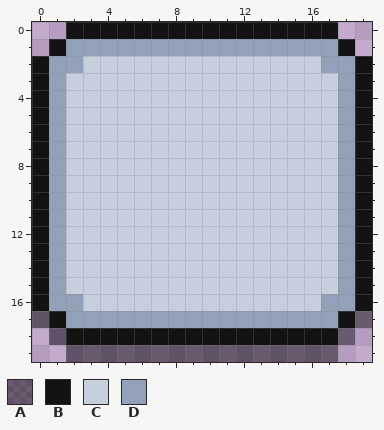
Edited in one commit: pixel-art file (aseprite/small_button.aseprite). The first picture shows the starting point.
20x20 pixels, 1 frame.
Palette (. is transparent): A #00000077  B #131313  C #c7cfdd  D #92a1b9
Pixels before, first column x 0:
 0 ..BBBBBBBBBBBBBBBB..
 1 .BDDDDDDDDDDDDDDDDB.
 2 BDDCCCCCCCCCCCCCCDDB
 3 BDCCCCCCCCCCCCCCCCDB
 4 BDCCCCCCCCCCCCCCCCDB
 5 BDCCCCCCCCCCCCCCCCDB
 6 BDCCCCCCCCCCCCCCCCDB
 7 BDCCCCCCCCCCCCCCCCDB
 8 BDCCCCCCCCCCCCCCCCDB
 9 BDCCCCCCCCCCCCCCCCDB
10 BDCCCCCCCCCCCCCCCCDB
11 BDCCCCCCCCCCCCCCCCDB
12 BDCCCCCCCCCCCCCCCCDB
13 BDCCCCCCCCCCCCCCCCDB
14 BDCCCCCCCCCCCCCCCCDB
15 BDCCCCCCCCCCCCCCCCDB
16 BDDCCCCCCCCCCCCCCDDB
17 ABDDDDDDDDDDDDDDDDBA
18 .ABBBBBBBBBBBBBBBBA.
19 ..AAAAAAAAAAAAAAAA..
And afterwards:
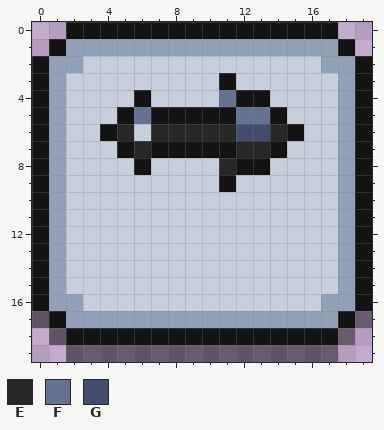
Colours new in this view: E #272727  F #657392  G #424c6e
Commit: Mobile buttons now only appear when needed
The exact change:
layer "Kunai" now shown
Changed rows in their new state; - is an unchanged pixel.
Layer "Kunai":
first column x 4:
 3 -------B----
 4 --B----FBB--
 5 -BFBBBBBFFB-
 6 BE-EEEEEGGEB
 7 -BEBBBBBEEB-
 8 --B----EBB--
 9 -------B----
Pixel boxes of the changes (left, top, right, bottom) in both pictures:
changed: (100, 73, 304, 192)
